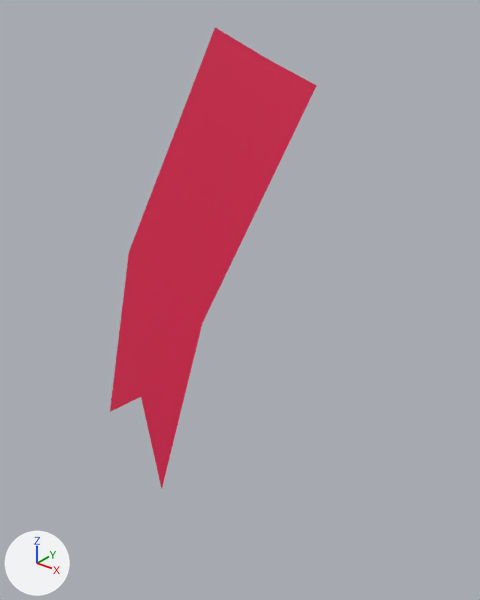
The glTF model Assets/PLaceholder/present/Pull.glb as it was, and as the next commit left it.
Camera for both pictures: a 50 mm camera at (0.0812, -0.115, 0.0119) aimed at (-0.0152, 0.0054, -0.0628). Lighting does not change. The marker at lower left points along +X, +Y and +Z.

Names of what the first picture shows: 'Noh.001'.
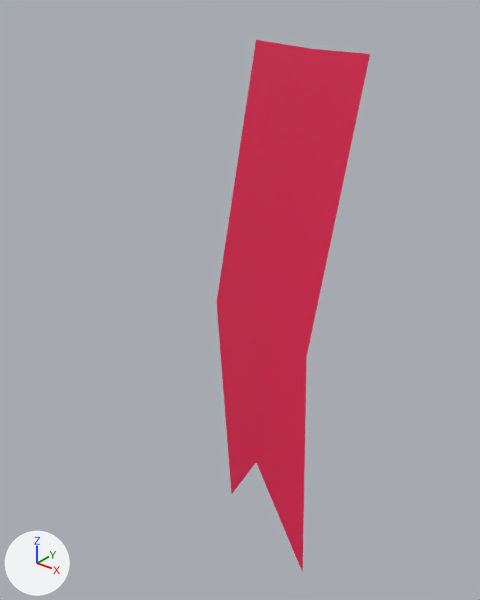
Boxes [x1, y1, x2, y2] around the edits, measured in the pictures (480 x 600 px):
'Noh.001', reshaped, turned
    before: [110, 28, 317, 489]
    after: [217, 40, 370, 572]

The edits, one by one:
me_cube_004 has 9 vertices, 8 faces and spans x -0.0618..0.0047, y -0.0077..0.0061, z -0.1276..0.0019.
me_cube_004 is used by ob_noh_001; location (0.0, 0.0, 0.0).
Part 1, on me_cube_004:
Vertex 0 of me_cube_004 moves from (-0.0618, -0.0031, -0.1136) at pixel (109, 411) to (-0.0118, -0.0006, -0.1225) at pixel (231, 494).
Vertex 1 of me_cube_004 moves from (-0.0469, -0.003, -0.0549) at pixel (128, 252) to (-0.0169, -0.0007, -0.0622) at pixel (216, 302).
Vertex 2 of me_cube_004 moves from (-0.0427, -0.0063, -0.098) at pixel (141, 396) to (0.0, -0.005, -0.1016) at pixel (256, 462).
Vertex 3 of me_cube_004 moves from (-0.035, -0.0077, -0.1276) at pixel (161, 489) to (0.0177, -0.0074, -0.127) at pixel (302, 572).
Vertex 4 of me_cube_004 moves from (-0.0335, -0.0025, -0.0621) at pixel (166, 288) to (-0.002, -0.0014, -0.0646) at pixel (261, 330).
Vertex 5 of me_cube_004 moves from (-0.0209, -0.0029, -0.0681) at pixel (202, 323) to (0.0118, -0.0028, -0.0661) at pixel (306, 356).
Vertex 6 of me_cube_004 moves from (-0.0085, 0.0061, -0.0037) at pixel (266, 58) to (0.003, 0.0062, -0.0011) at pixel (312, 48).
Vertex 7 of me_cube_004 moves from (-0.0224, 0.0056, 0.0019) at pixel (215, 27) to (-0.0119, 0.0069, -0.0004) at pixel (256, 39).
Vertex 8 of me_cube_004 moves from (0.0047, 0.0058, -0.0081) at pixel (316, 85) to (0.0169, 0.0048, -0.0009) at pixel (370, 53).
Object 'Noh.001' (ob_noh_001) turns from (0, 0, 0) to (0, 0.8, 0) degrees about x, y and z.
